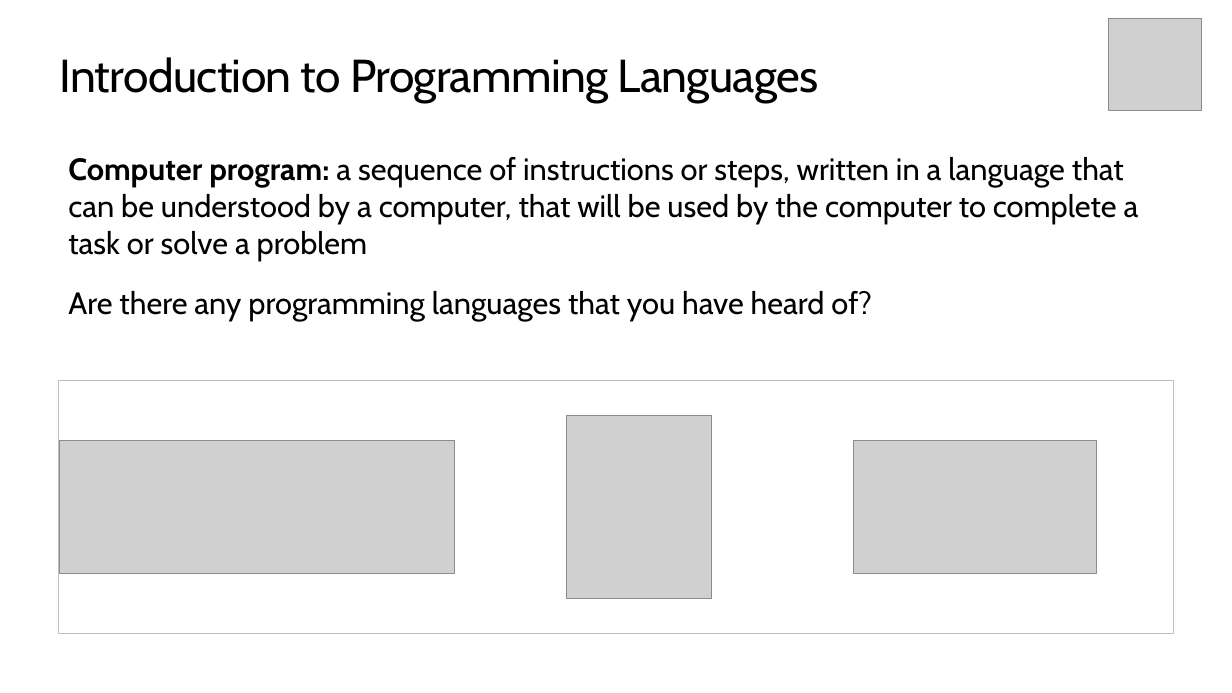
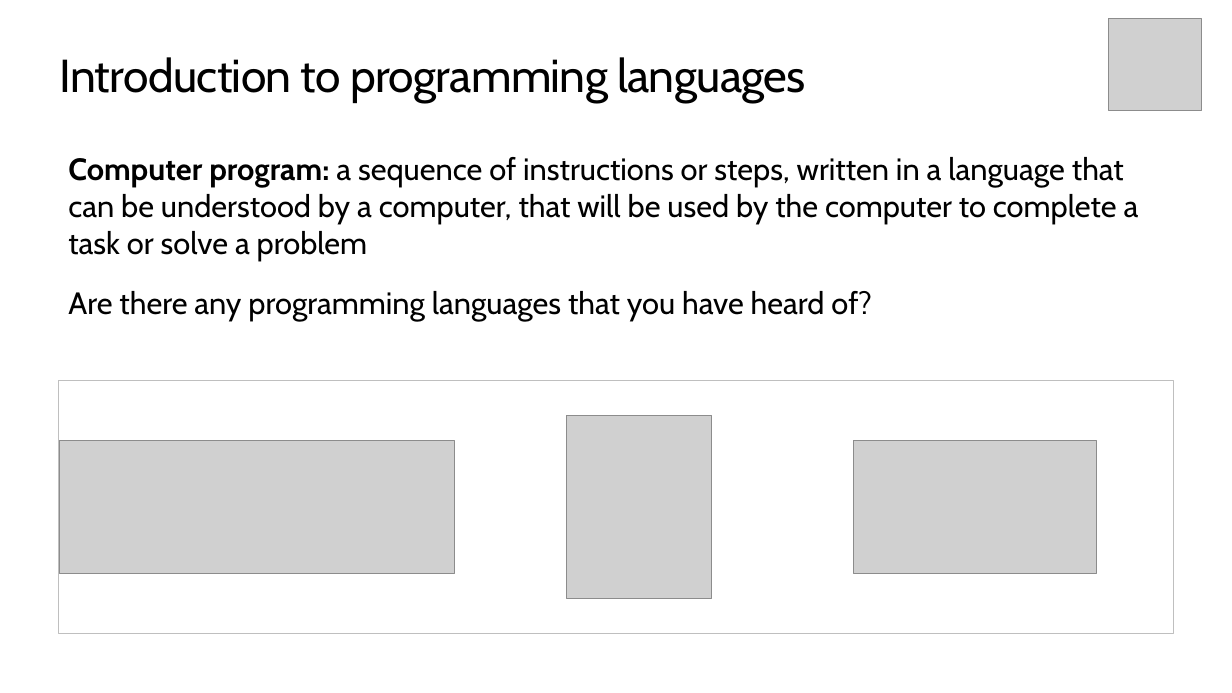
Before and after one commit to TEALSK12/introduction-to-computer-science, a slide deck: slide 4 of slidedecks/TEALS SNAP 0.3.pptx. Drawn at 1232x693 pixels with LibreOffice and Linux fonts; fonts in the diff are those of the drawing; grey boxes stand for pictures; background and template pictures are left out. Boxes give left, top, right and bottom in pixels: in the first picture for what was removed or moved away, otherwise in the second. Text is boxed around its words. In the diff, an @@ line names an element or a change of style, - is before the commit and + after.

```diff
--- a/slidedecks/TEALS SNAP 0.3.pptx
+++ b/slidedecks/TEALS SNAP 0.3.pptx
@@ title at [60,57,806,103]: text changed @@
-Introduction to Programming Languages
+Introduction to programming languages
```
Also in this commit, not shown: 6 other slides changed, 18 other files.
